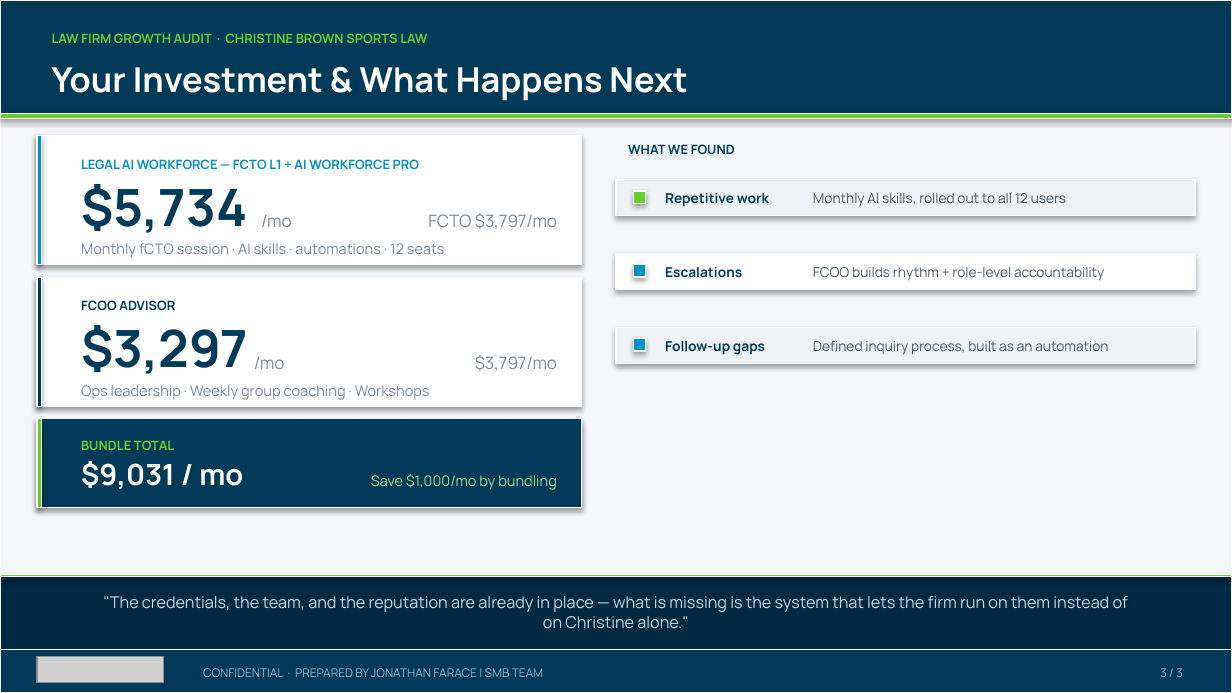
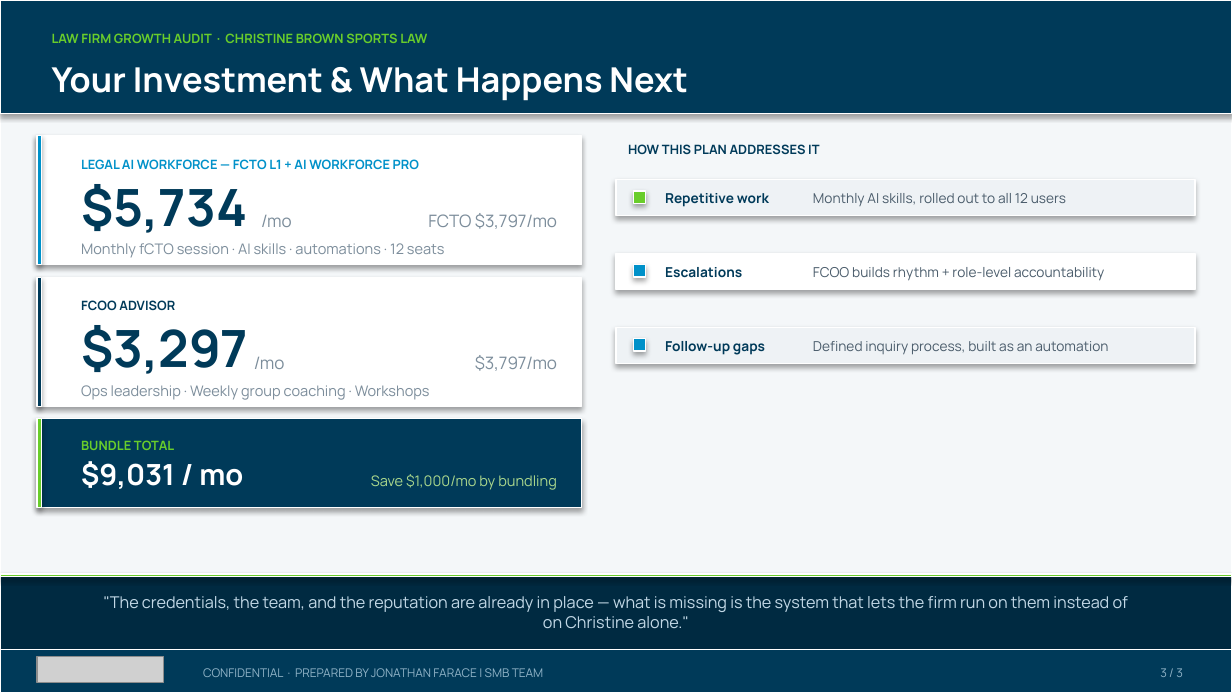
Before and after one commit to SMB-Team-Technology/workwith-smbteam, a slide deck: slide 3 of christine-brown-sports-law/Christine Brown Sports Law_October 22, 2026_Proposal.pptx. Drawn at 1232x693 pixels with LibreOffice and Linux fonts; fonts in the diff are those of the drawing; grey boxes stand for pictures. Boxes give left, top, right and bottom in pixels: in the first picture for what was removed or moved away, otherwise in the second. Text is boxed around its words. In the diff, an @@ line names an element or a change of style, - is before the commit and + after.

```diff
--- a/christine-brown-sports-law/Christine Brown Sports Law_October 22, 2026_Proposal.pptx
+++ b/christine-brown-sports-law/Christine Brown Sports Law_October 22, 2026_Proposal.pptx
@@ rectangle removed at [0,113,1232,118] @@
@@ text at [628,144,819,155]: text changed @@
-WHAT WE FOUND
+HOW THIS PLAN ADDRESSES IT
```
Also in this commit, not shown: 1 other slide changed, 1 slide added, 1 slide removed, 3 other files.
